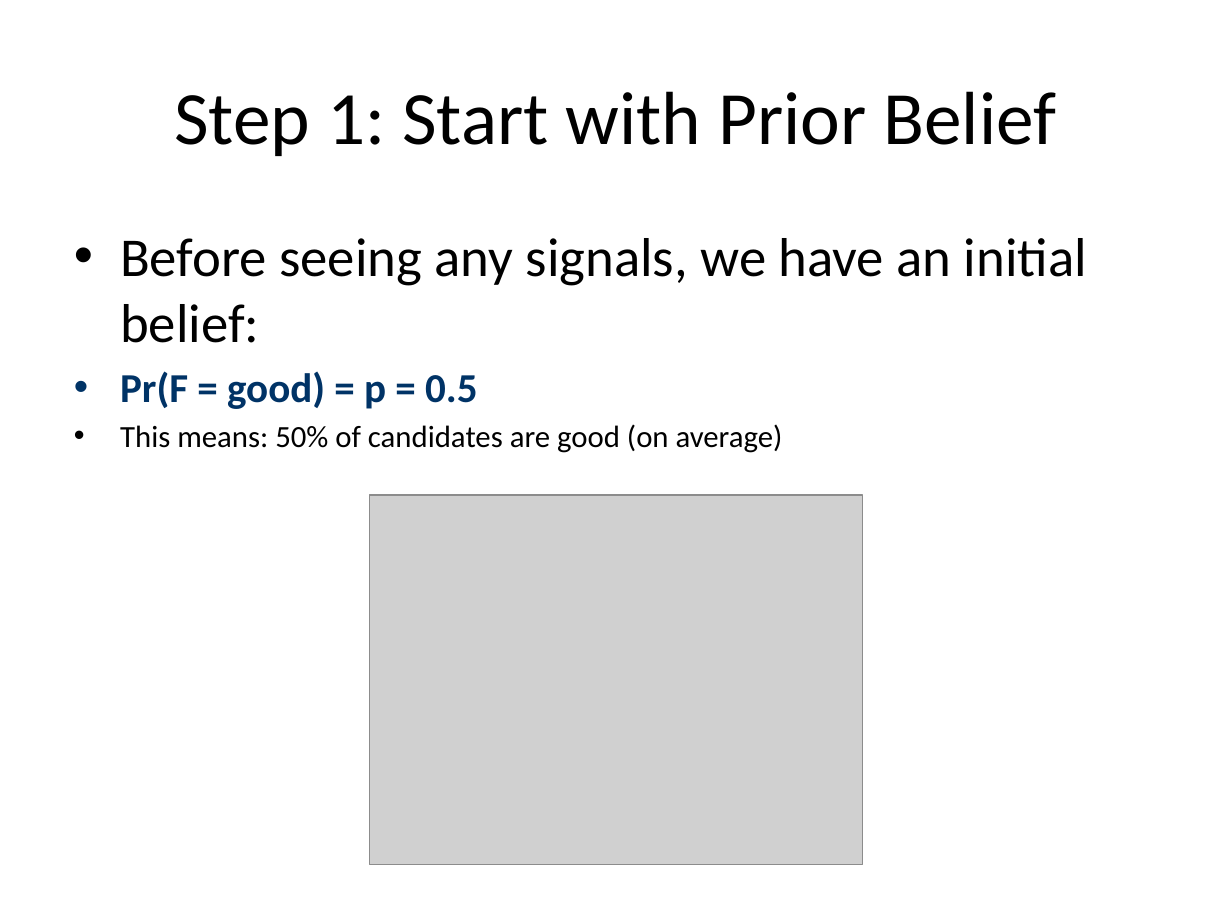
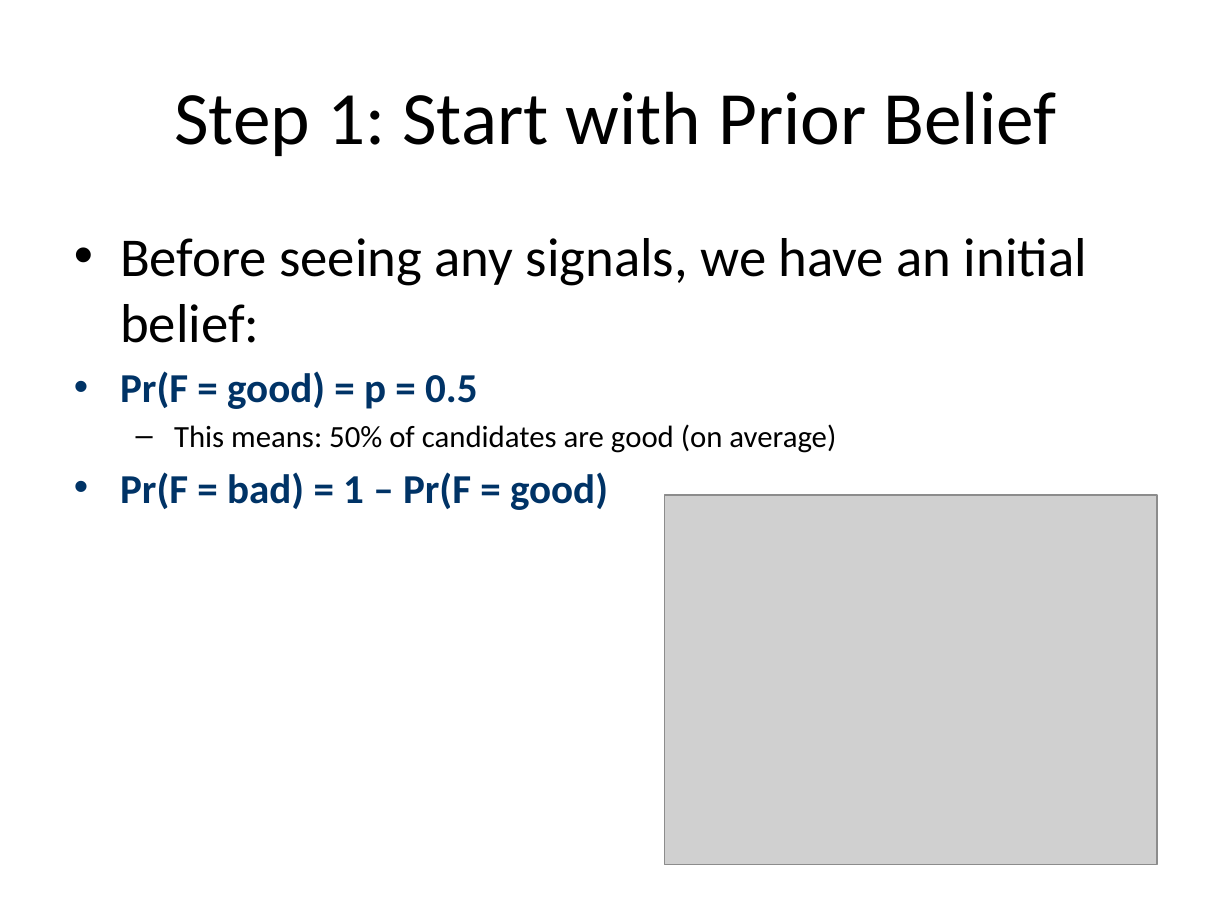
Before and after one commit to lisette-espin/NetworkEffectsGameTheory, a slide deck: slide 4 of pptx/Chaperon_Based_Hiring_Model.pptx. Drawn at 1232x924 pixels with LibreOffice and Linux fonts; fonts in the diff are those of the drawing; grey boxes stand for pictures. Boxes give left, top, right and bottom in pixels: in the first picture for what was removed or moved away, otherwise in the second. Text is boxed around its words. In the diff, an @@ line names an element or a change of style, - is before the commit and + after.

```diff
--- a/pptx/Chaperon_Based_Hiring_Model.pptx
+++ b/pptx/Chaperon_Based_Hiring_Model.pptx
@@ text at <box>174,424,836,453</box>: bullet • to –; list level 1 to 2 in "This means: 50% of candidates ..." @@
@@ text at <box>120,472,608,510</box>: paragraph added @@
+• Pr(F = bad) = 1 – Pr(F = good)
@@ picture: place and size @@
-picture at <box>370,495,862,865</box>
+picture at <box>664,495,1157,865</box>
```
Also in this commit, not shown: 4 other slides changed, 10 other files.
